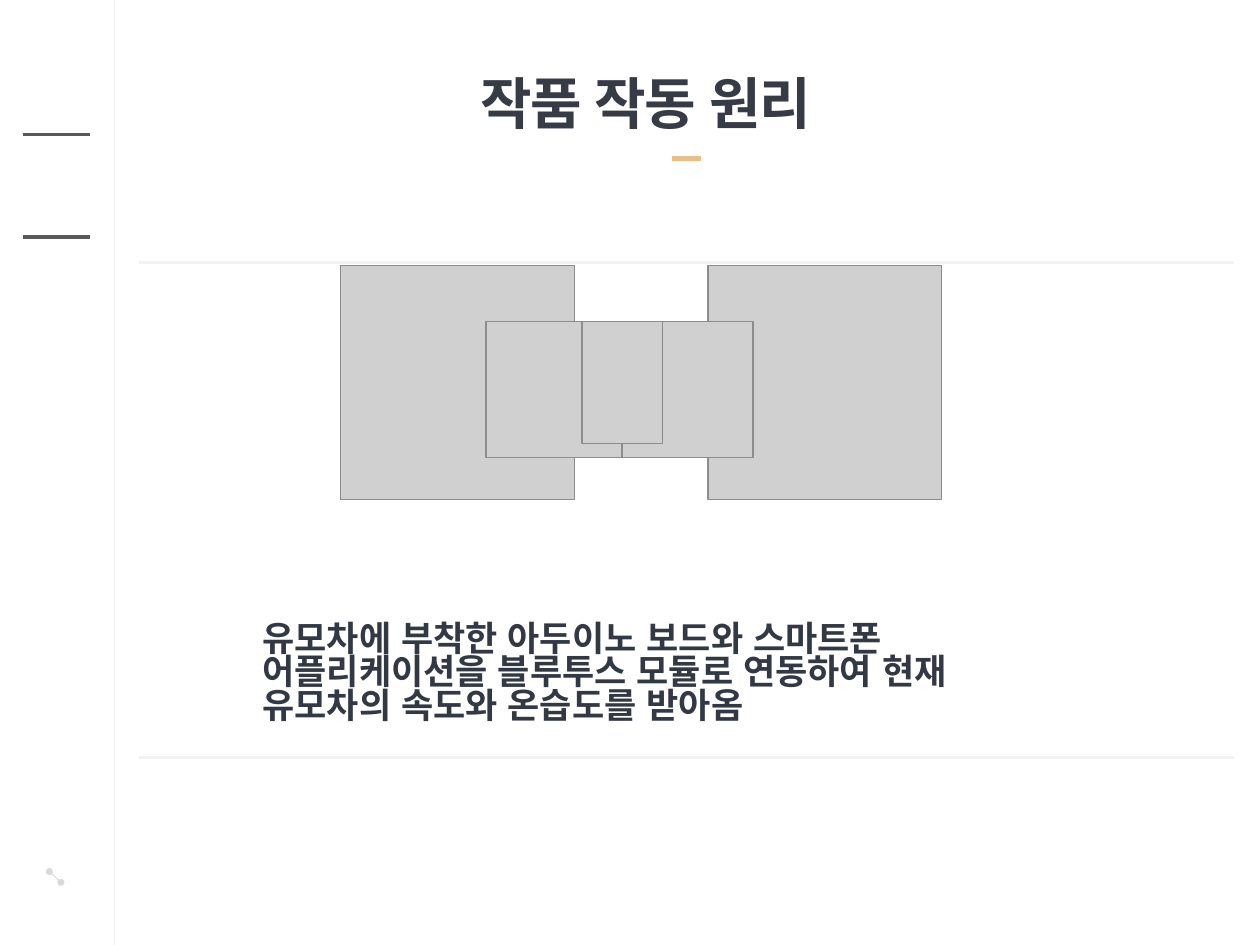
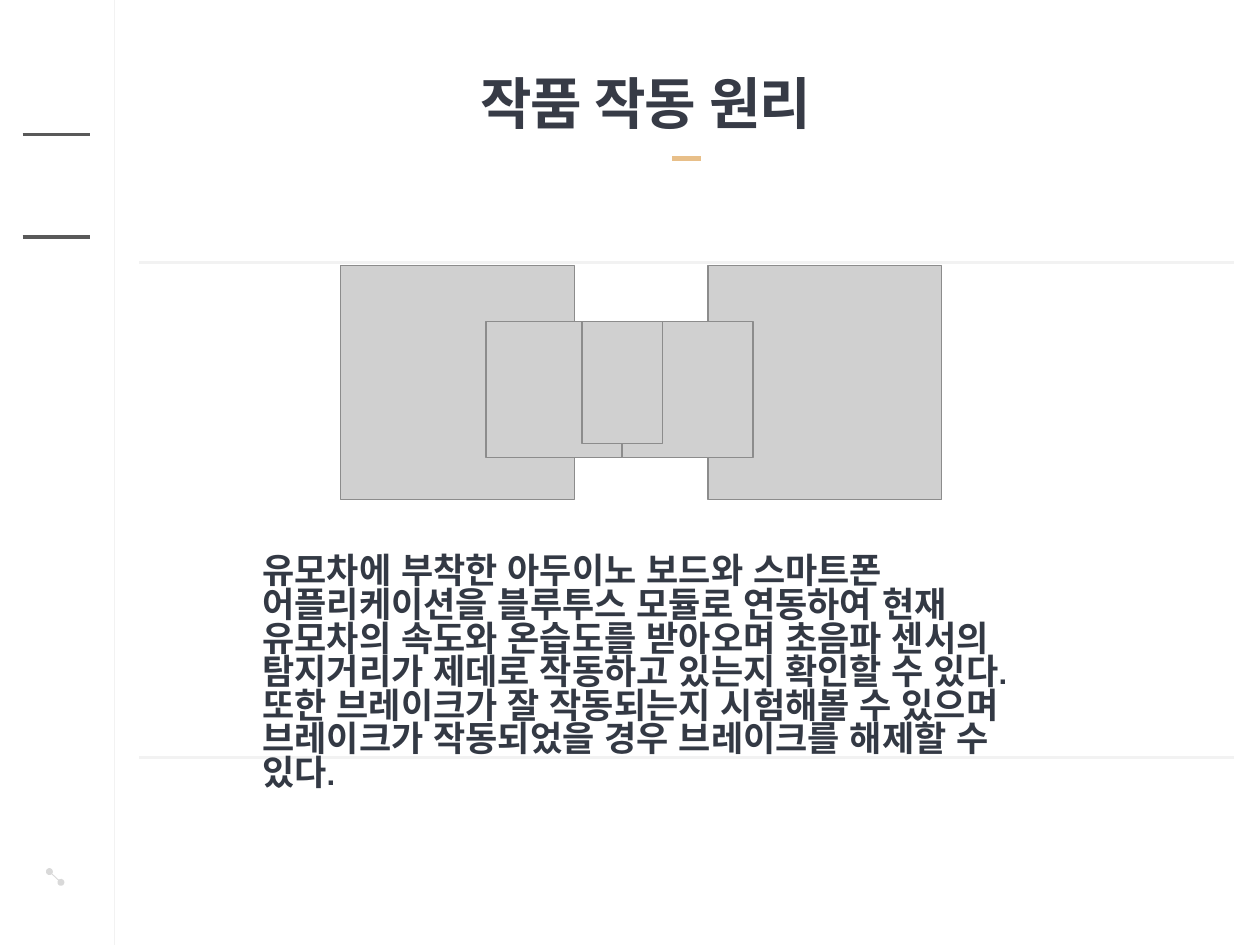
Before and after one commit to younggunwon/SmartUMOCHA, a slide deck: slide 4 of 아두이노 경진대회 Team MyWay ppt.pptx. Drawn at 1260x945 pixels with LibreOffice and Linux fonts; fonts in the diff are those of the drawing; grey boxes stand for pictures; background and template pictures are left out. Boxes give left, top, right and bottom in pixels: in the first picture for what was removed or moved away, otherwise in the second. Text is boxed around its words. In the diff, an @@ line names an element or a change of style, - is before the commit and + after.

```diff
--- a/아두이노 경진대회 Team MyWay ppt.pptx
+++ b/아두이노 경진대회 Team MyWay ppt.pptx
@@ text at (x1=262, y1=553, x2=1007, y2=788): text changed @@
-유모차에 부착한 아두이노 보드와 스마트폰 어플리케이션을 블루투스 모듈로 연동하여 현재 유모차의 속도와 온습도를 받아옴
+유모차에 부착한 아두이노 보드와 스마트폰 어플리케이션을 블루투스 모듈로 연동하여 현재 유모차의 속도와 온습도를 받아오며 초음파 센서의 탐지거리가 제데로 작동하고 있는지 확인할 수 있다. 또한 브레이크가 잘 작동되는지 시험해볼 수 있으며 브레이크가 작동되었을 경우 브레이크를 해제할 수 있다.
```
Also in this commit, not shown: 8 other slides changed.
